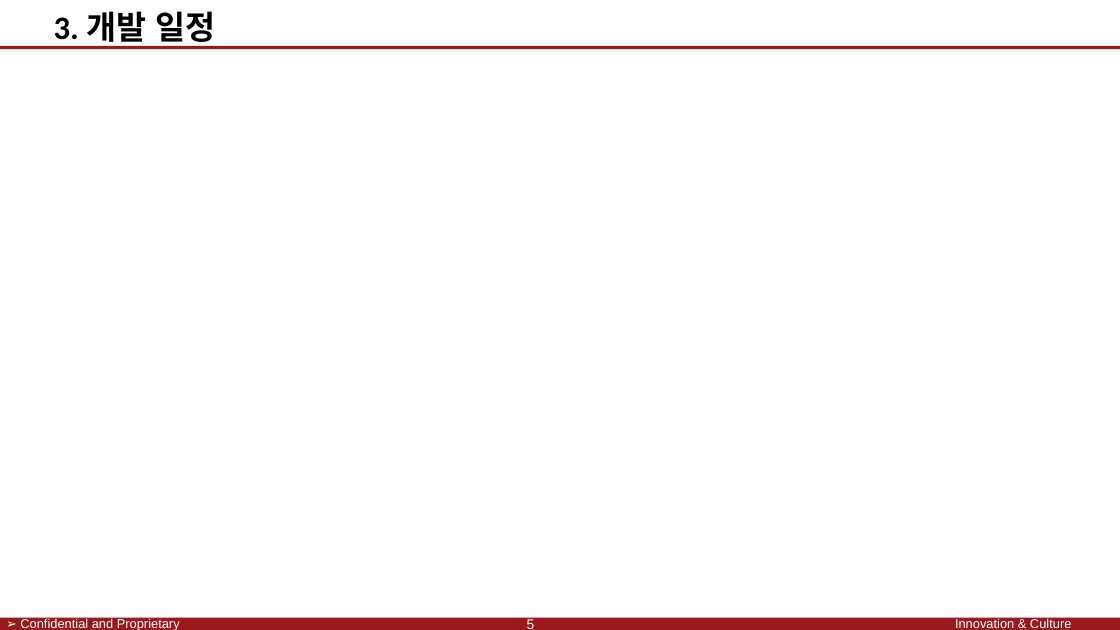
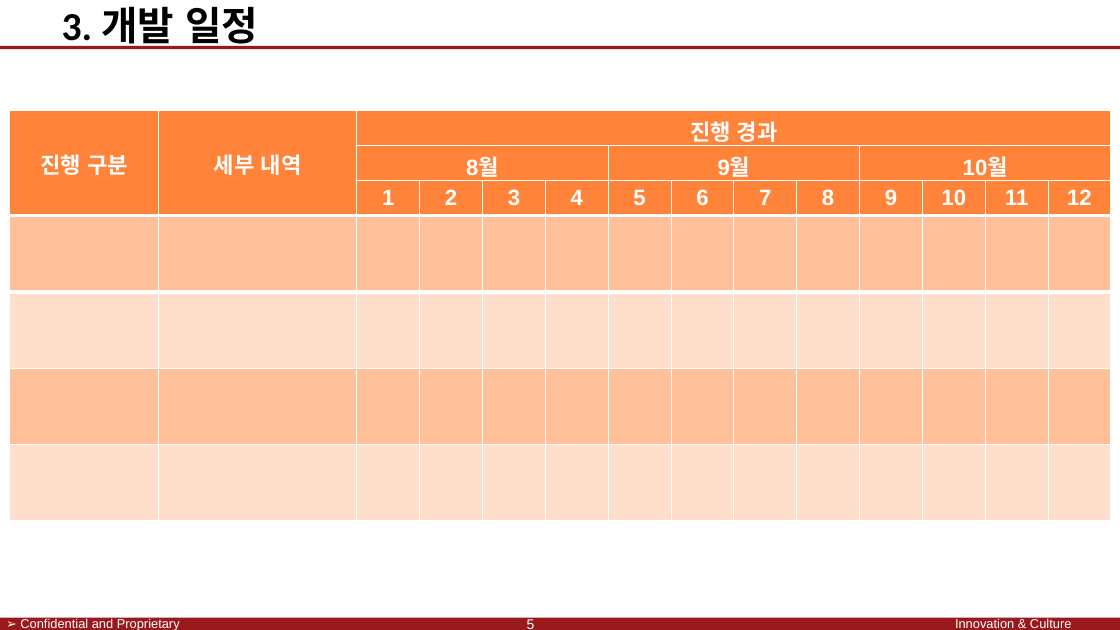
Before and after one commit to SaintSeong/JusungProject, a slide deck: slide 5 of A조 발표.pptx. Drawn at 1120x630 pixels with LibreOffice and Linux fonts; fonts in the diff are those of the drawing; background and template pictures are left out. Boxes give left, top, right and bottom in pixels: in the first picture for what was removed or moved away, otherwise in the second. Text is boxed around its words. In the diff, an @@ line names an element or a change of style, - is before the commit and + after.

```diff
--- a/A조 발표.pptx
+++ b/A조 발표.pptx
@@ text "3. 개발 일정" at bbox=[62, 6, 258, 49]: size 28 to 34 pt @@
@@ table added at bbox=[9, 111, 1112, 519], 7 rows, 14 columns @@
+진행 구분 | 세부 내역 | 진행 경과 |  |  |  |  |  |  |  |  |  |  | 
+ |  | 8월 |  |  |  | 9월 |  |  |  | 10월 |  |  | 
+ |  | 1 | 2 | 3 | 4 | 5 | 6 | 7 | 8 | 9 | 10 | 11 | 12
+ |  |  |  |  |  |  |  |  |  |  |  |  | 
+ |  |  |  |  |  |  |  |  |  |  |  |  | 
+ |  |  |  |  |  |  |  |  |  |  |  |  | 
+ |  |  |  |  |  |  |  |  |  |  |  |  | 
```
Also in this commit, not shown: 9 other slides changed.
